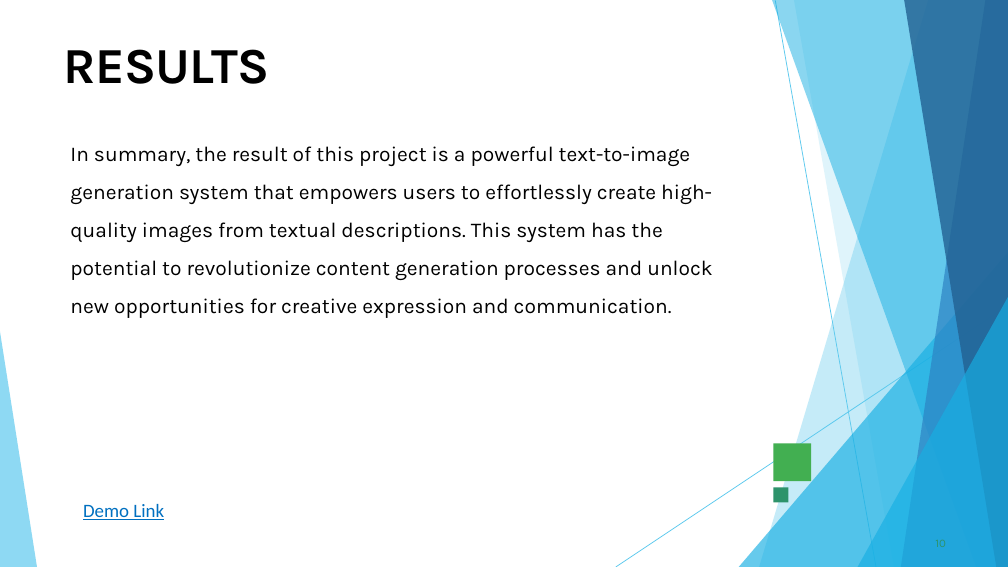
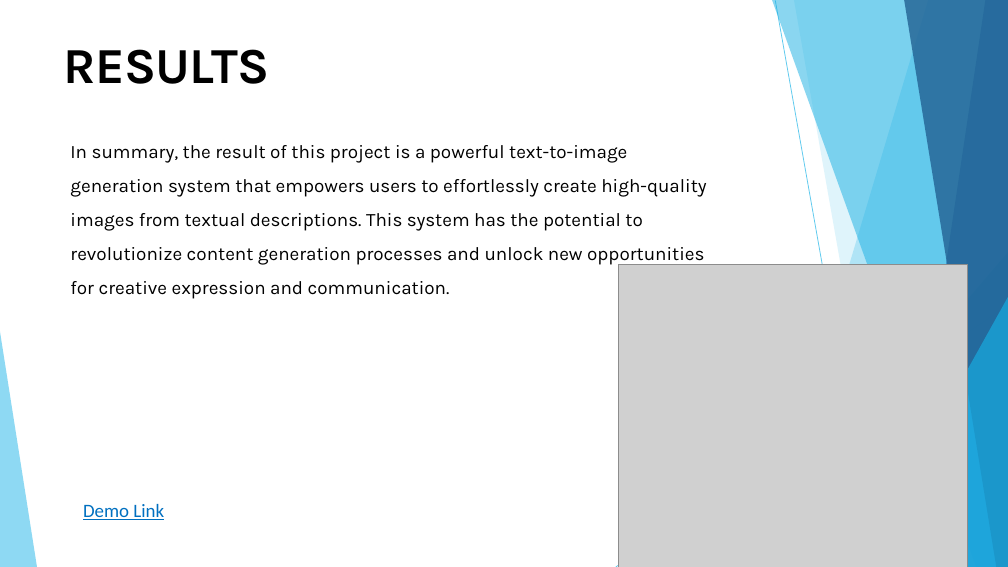
Before and after one commit to itzme-vino/TNSDC-GEN_AI, a slide deck: slide 10 of 962821104107NM.pptx. Drawn at 1008x567 pixels with LibreOffice and Linux fonts; fonts in the diff are those of the drawing; grey boxes stand for pictures; background and template pictures are left out. Boxes give left, top, right and bottom in pixels: in the first picture for what was removed or moved away, otherwise in the second. Text is boxed around its words. In the diff, an @@ line names an element or a change of style, - is before the commit and + after.

```diff
--- a/962821104107NM.pptx
+++ b/962821104107NM.pptx
@@ text "In summary, the result of ..." at bbox=[70, 145, 706, 299]: size 20 to 18 pt @@
@@ picture added at bbox=[619, 265, 967, 567] @@
@@ freeform shape removed at bbox=[774, 443, 811, 481] @@
@@ freeform shape removed at bbox=[774, 488, 789, 503] @@
@@ page number removed at bbox=[932, 535, 952, 551] @@
-10
```
Also in this commit, not shown: 2 other slides changed.
